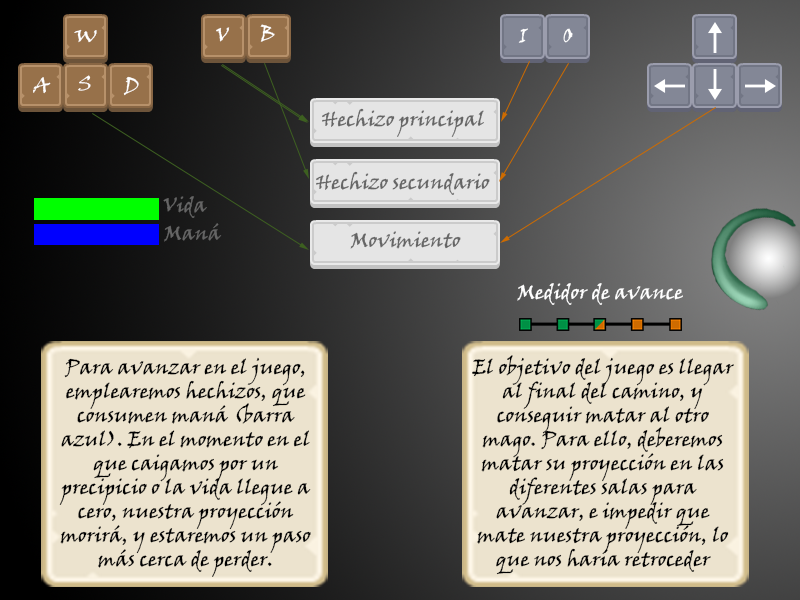
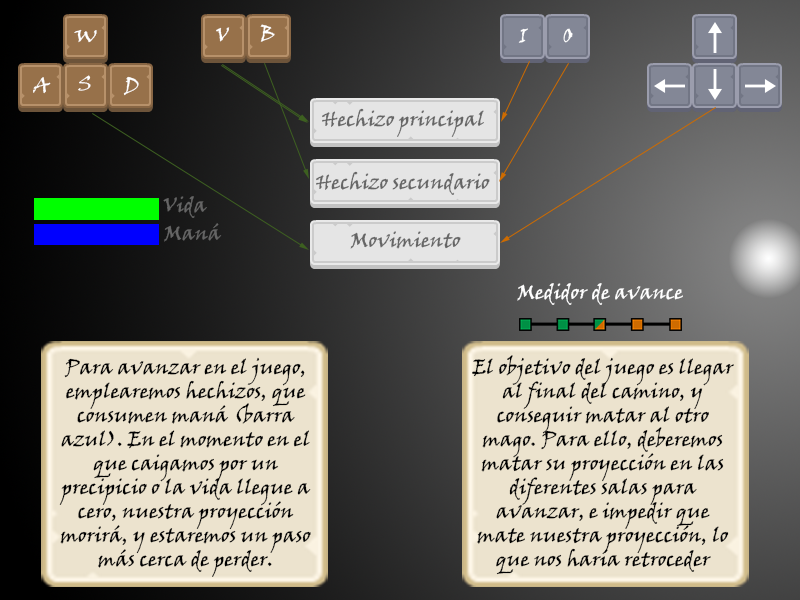
Layers edited between the first and the second 800x600 image:
hid "Volver" over [711, 208, 796, 311]
